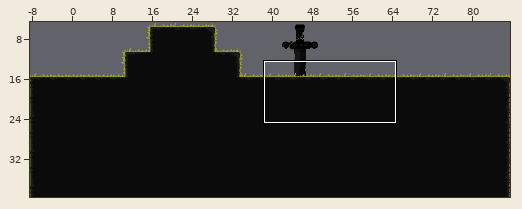
Two states of a Tiled map, Tiled/Map1.tmx. Above: a wide view before the commit, with the close-up outlined.
Close-up. Earlier state:
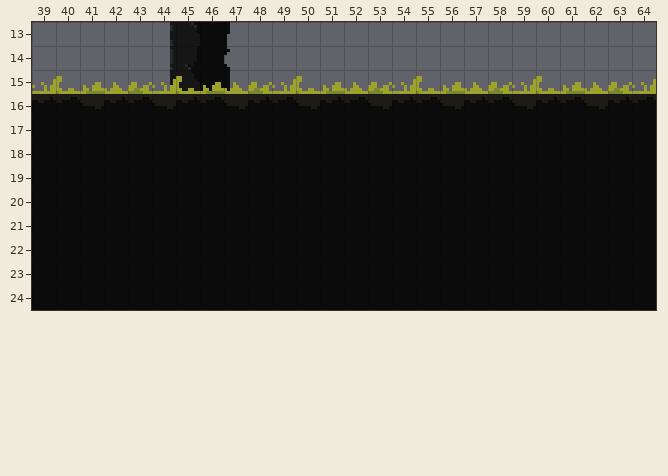
Cells are 8x8 px. Shown: x 39..64, y 13..24. The commit also changed other parts of the map, which this record leaves out. The old version is drawn lined up with the new one.
Now the later version:
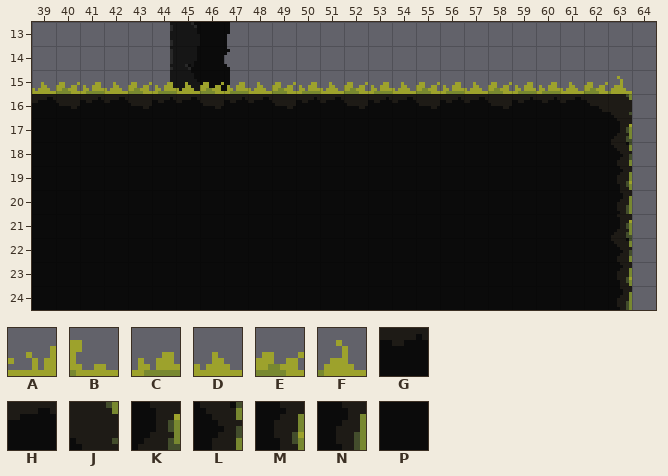
Key: from "Matinho Tileset": A 148, B 149, C 150, D 151, E 152, F 153, G 198, H 199, J 201, K 249, L 297, M 345, N 393, P 2011.
_ is an empty cell, . an unchanged one.
The exact change:
map size 96x48 -> 64x32 cells (old content now starts at -8,-8; both pictures use the new coordinates)
--- layer "Ground"
@@ x 39..64 @@
-15 AB...ABCDEABCDEAB...ABCDEA
-16 ........................GH
-17 ........................PP
-18 ........................PP
-19 ........................PP
-20 ........................PP
-21 ........................PP
-22 ........................PP
-23 ........................PP
-24 ........................PP
+15 DE...CDECDECDECDE...CCDEF_
+16 ........................J_
+17 ........................K_
+18 ........................L_
+19 ........................M_
+20 ........................N_
+21 ........................K_
+22 ........................L_
+23 ........................M_
+24 ........................N_
Pixel boxes of the changes (left, top, right, bottom) in both close-ups:
changed: (32, 76, 80, 94)
changed: (152, 76, 440, 94)
changed: (512, 76, 656, 310)
